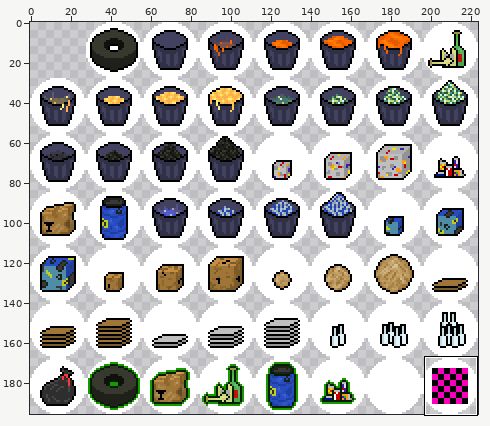
Sprite sheet, stored at assets/itemsbubbles.png. The picture above shows the old version from afar; the outline marks the close-up.
Close-up. As it was:
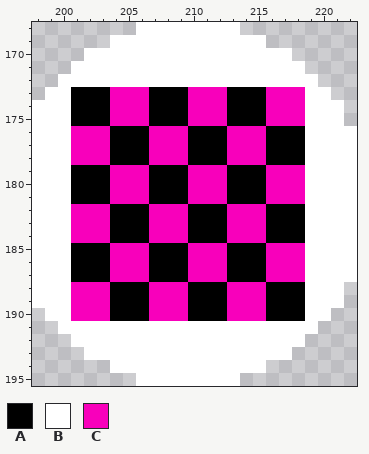
The file is 224x196 pixels. Colours within 5 levels of each other are drawn and written as one. Shown: x 198..222, y 168..195. The commit also changed other parts of the picture, which this record leaves out.
Palette (. is transparent): A #000000  B #ffffff  C #f800bb
Pixels before, first column x 198:
168 ........BBBBBBBB.........
169 ......BBBBBBBBBBBB.......
170 ....BBBBBBBBBBBBBBBB.....
171 ...BBBBBBBBBBBBBBBBBB....
172 ..BBBBBBBBBBBBBBBBBBBB...
173 .BBAAACCCAAACCCAAACCCBB..
174 BBBAAACCCAAACCCAAACCCBBB.
175 BBBAAACCCAAACCCAAACCCBBB.
176 BBBCCCAAACCCAAACCCAAABBBB
177 BBBCCCAAACCCAAACCCAAABBBB
178 BBBCCCAAACCCAAACCCAAABBBB
179 BBBAAACCCAAACCCAAACCCBBBB
180 BBBAAACCCAAACCCAAACCCBBBB
181 BBBAAACCCAAACCCAAACCCBBBB
182 BBBCCCAAACCCAAACCCAAABBBB
183 BBBCCCAAACCCAAACCCAAABBBB
184 BBBCCCAAACCCAAACCCAAABBBB
185 BBBAAACCCAAACCCAAACCCBBBB
186 BBBAAACCCAAACCCAAACCCBBBB
187 BBBAAACCCAAACCCAAACCCBBBB
188 BBBCCCAAACCCAAACCCAAABBB.
189 BBBCCCAAACCCAAACCCAAABBB.
190 .BBCCCAAACCCAAACCCAAABB..
191 ..BBBBBBBBBBBBBBBBBBBB...
192 ...BBBBBBBBBBBBBBBBBB....
193 ....BBBBBBBBBBBBBBBB.....
194 ......BBBBBBBBBBBB.......
195 ........BBBBBBBB.........
Once edited:
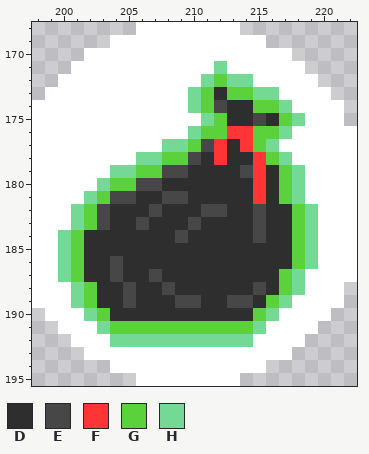
Colours new in this view: D #2e2e2e  E #474747  F #ff3535  G #5bd23b  H #75d996
The exact change:
Changed rows in their new state; - is an unchanged pixel.
first column x 200:
171 ------------H-------
172 -----------HGHH-----
173 -BBBBBBBBBHGDGGHHBB-
174 -BBBBBBBBBHGEDDGGHB-
175 -BBBBBBBBBBHGDDEDGH-
176 -BBBBBBBBBHGGFFGGHB-
177 -BBBBBBBHHGEFDFGHBB-
178 -BBBBBHHGGEDFDDFGHB-
179 -BBBHHGGEEDDDDEFDGH-
180 -BBHGGEEDDDDDDDFDGH-
181 -BHGEEDDEEDDDDDFDGH-
182 -HGEDDDEDDDEEDDEDDGH
183 -HGEDDEDDDEDDDDEDDGH
184 HGDDDDDDDEDDDDDEDDGH
185 HGDDDDDDDDDDDDDDDDGH
186 HGDDEDDDDDDDDDDDDDGH
187 HGDDEDDEDDDDDDDDDGH-
188 -HGDDEDDEDDDDDDEDGH-
189 -HGDDEDDDEEDDEEDGHB-
190 -BHGDDDDDDDDDDDGHBB-
191 ---HGGGGGGGGGGGH----
192 ----HHHHHHHHHHH-----
